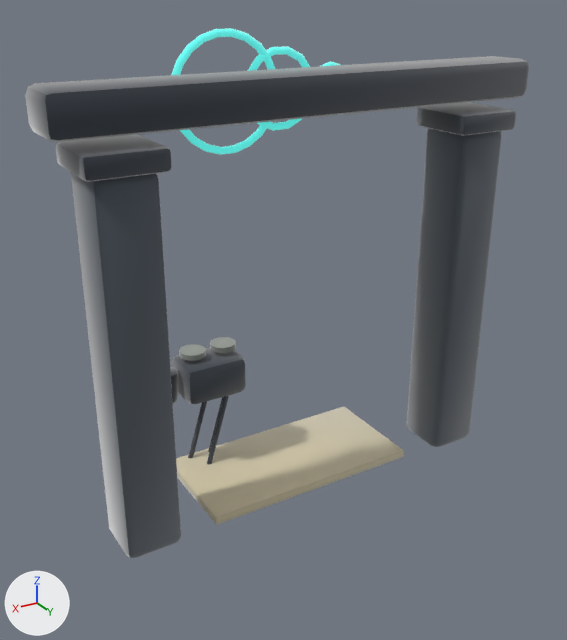
One commit to the glTF model assets/models/gates/d02a9971.glb: the scene before it, then after it.
Camera for both pictures: a 50 mm camera at (3.93, 6.06, 5.0) aimed at (0.13, -0.27, 1.83). Every picture has the same lights, and +X, +Y and +Z are marked at lower left. The first picture is the older version. Vertices at exactly the same position are counted once.

Names of what the first picture shows: 'gate_d02a9971'.
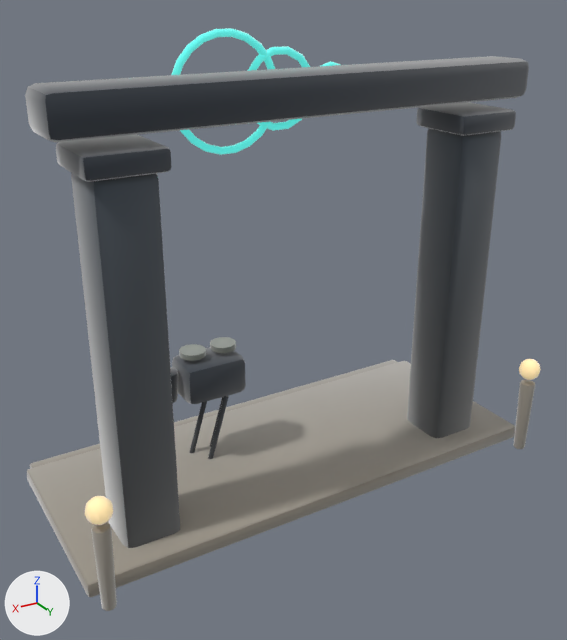
Changed parts and their boxes [x1, y1, x2, y2] in the pictures (567 x 640 px):
'gate_d02a9971', reshaped (10% taller)
    before: [25, 28, 529, 558]
    after: [25, 28, 541, 611]
part 1 of me_gate_d02a9971, added
    after: [27, 361, 515, 597]
part 2 of me_gate_d02a9971, added
    after: [513, 379, 535, 449]
part 3 of me_gate_d02a9971, added
    after: [91, 522, 117, 611]
part 4 of me_gate_d02a9971, added (mostly hidden)
    after: [30, 360, 397, 469]
part 5 of me_gate_d02a9971, added
    after: [519, 359, 541, 380]
part 6 of me_gate_d02a9971, added (beige)
    after: [85, 496, 113, 525]
part 7 of me_gate_d02a9971, edited (looks the same)
    both: [25, 31, 529, 548]

The change, as a list of edits to the scene's bpy script:
```text
Add mat_clay__9e978a_0_93:
    mat_clay__9e978a_0_93 = bpy.data.materials.new('clay_#9E978A_0.93_-')
    # nodes: BsdfPrincipled, Mix, OutputMaterial, VertexColor
    # colours: grey #9e978a, mixed with the vertex colours
Add mat_clay__ffe2a8_0_95__ffe2a8:
    mat_clay__ffe2a8_0_95__ffe2a8 = bpy.data.materials.new('clay_#FFE2A8_0.95_#FFE2A8')
    # nodes: BsdfPrincipled, Mix, OutputMaterial, VertexColor
    # colours: beige #bca67a, beige #ffe2a8, mixed with the vertex colours
Add mat_clay__b9b2a2_0_93:
    mat_clay__b9b2a2_0_93 = bpy.data.materials.new('clay_#B9B2A2_0.93_-')
    # nodes: BsdfPrincipled, Mix, OutputMaterial, VertexColor
    # colours: grey #b9b2a2, mixed with the vertex colours
Change me_gate_d02a9971:
    used by ob_gate_d02a9971; location = (0.0, 0.0, 0.0)
    remove me_gate_d02a9971.from_pydata(...)  # 1484 vertices, 2916 faces; spans x -2.45..2.45, y -1.1..0.36, z 0.0..4.64
    add me_gate_d02a9971.from_pydata(...)  # 1984 vertices, 3888 faces; spans x -2.62..2.62, y -1.71..0.83, z 0.0..4.64
    me_gate_d02a9971 part 1: the loose piece of 56 vertices spanning x -1.2..1.2, y -1.0..0.2, z 0.0..0.1 is copied, and the copy is scaled about its middle by (2.19, 1.75, 1.59), then moved by (0.0, -0.1, 0.03), in mat_clay__9e978a_0_93; it spans x -2.62..2.62, y -1.55..0.55, z 0.0..0.16
    me_gate_d02a9971 part 2: a new loose piece of 114 vertices spanning x -2.57..-2.4, y 0.64..0.8, z 0.0..0.86, in mat_clay__9e978a_0_93
    me_gate_d02a9971 part 3: a new loose piece of 114 vertices spanning x 2.4..2.57, y 0.63..0.8, z 0.0..0.86, in mat_clay__9e978a_0_93
    me_gate_d02a9971 part 4: a new loose piece of 56 vertices spanning x -2.54..2.55, y -1.71..-1.37, z 0.0..0.12, in mat_clay__9e978a_0_93
    me_gate_d02a9971 part 5: a new loose piece of 52 vertices spanning x -2.61..-2.37, y 0.61..0.83, z 0.9..1.14, in mat_clay__ffe2a8_0_95__ffe2a8
    me_gate_d02a9971 part 6: a new loose piece of 52 vertices spanning x 2.37..2.61, y 0.6..0.83, z 0.9..1.14, in mat_clay__ffe2a8_0_95__ffe2a8
    me_gate_d02a9971 part 7: 2766 kept faces spanning x -2.45..2.45, y -1.1..0.36, z 0.0..4.62 get new vertex colours
    other edits to the shape of me_gate_d02a9971 do not show in these pictures
    add me_gate_d02a9971.materials.append(mat_clay__9e978a_0_93)
    add me_gate_d02a9971.materials.append(mat_clay__b9b2a2_0_93)
    add me_gate_d02a9971.materials.append(mat_clay__ffe2a8_0_95__ffe2a8)
```
